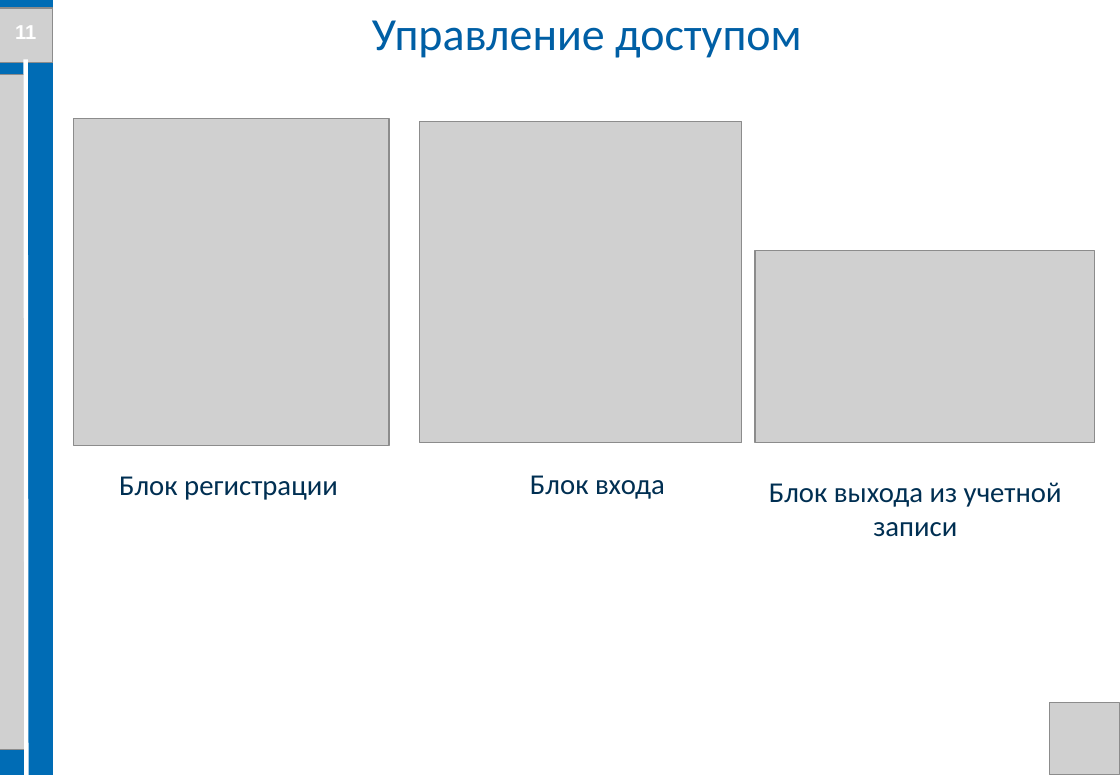
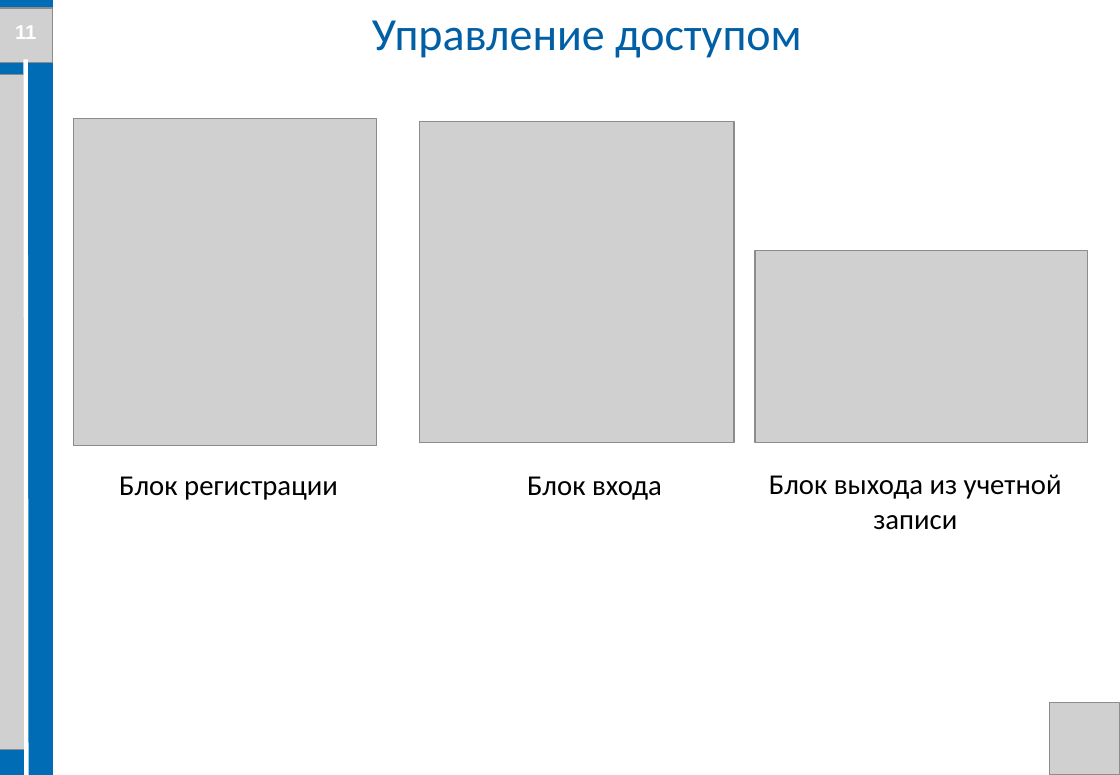
Before and after one commit to Evgenij1234/Diplom-work, a slide deck: slide 11 of Documents/Презентация ВКР Семенов Е.А. БПЦ 21-01.pptx. Drawn at 1120x775 pixels with LibreOffice and Linux fonts; fonts in the diff are those of the drawing; grey boxes stand for pictures; background and template pictures are left out. Boxes give left, top, right and bottom in pixels: in the first picture for what was removed or moved away, otherwise in the second. Text is boxed around its words. In the diff, an @@ line names an element or a change of style, - is before the commit and + after.

```diff
--- a/Documents/Презентация ВКР Семенов Е.А. БПЦ 21-01.pptx
+++ b/Documents/Презентация ВКР Семенов Е.А. БПЦ 21-01.pptx
@@ picture: place and size @@
-picture at (74, 118, 390, 446)
+picture at (74, 118, 377, 446)
@@ picture: place and size @@
-picture at (420, 122, 743, 444)
+picture at (420, 122, 734, 444)
@@ picture: place and size @@
-picture at (755, 250, 1094, 443)
+picture at (755, 250, 1087, 443)
@@ text colour #003052 to #000000 in 3 elements at (119, 476, 338, 500), (527, 476, 662, 500), (769, 474, 1062, 530) @@
@@ text "Блок выхода из учетной записи": place and size @@
-text "Блок выхода из учетной записи" at (769, 482, 1062, 537)
+text "Блок выхода из учетной записи" at (769, 474, 1062, 530)
```
Also in this commit, not shown: 19 other slides changed, 40 other files.
